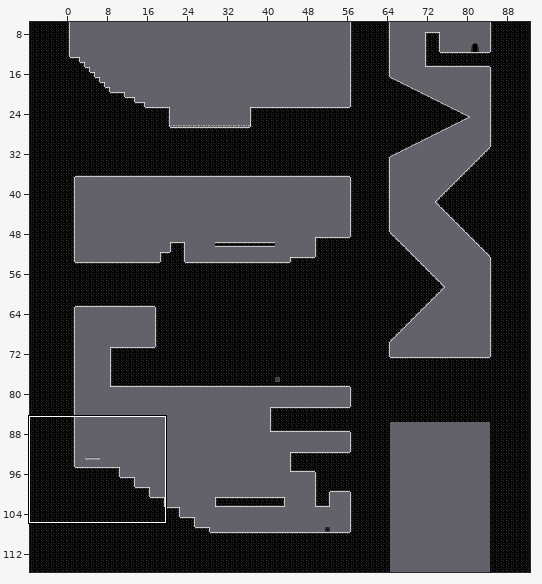
Level history. Tiled map: assets/Data/Map/redzone.tmx. Above, an overview of the earlier version with the close-up marked.
Close-up. Before the commit:
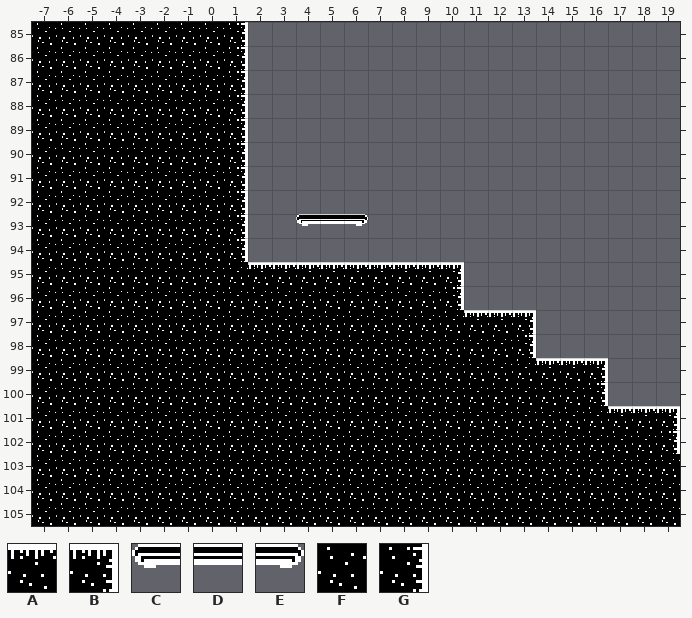
Cells are 16x16 px. Shown: x -7..19, y 85..105. The commit also changed other parts of the map, which this record leaves out. The old version is drawn lined up with the new one.
Key: from "amproject": A 15, B 16, C 18, D 19, E 20, F 22, G 23.
_ is an empty cell.
Layer "Tiles" before, first column x -7:
 85 FFFFFFFFG__________________
 86 FFFFFFFFG__________________
 87 FFFFFFFFG__________________
 88 FFFFFFFFG__________________
 89 FFFFFFFFG__________________
 90 FFFFFFFFG__________________
 91 FFFFFFFFG__________________
 92 FFFFFFFFG__________________
 93 FFFFFFFFG__CDE_____________
 94 FFFFFFFFG__________________
 95 FFFFFFFFFAAAAAAAAB_________
 96 FFFFFFFFFFFFFFFFFG_________
 97 FFFFFFFFFFFFFFFFFFAAB______
 98 FFFFFFFFFFFFFFFFFFFFG______
 99 FFFFFFFFFFFFFFFFFFFFFAAB___
100 FFFFFFFFFFFFFFFFFFFFFFFG___
101 FFFFFFFFFFFFFFFFFFFFFFFFAAB
102 FFFFFFFFFFFFFFFFFFFFFFFFFFG
103 FFFFFFFFFFFFFFFFFFFFFFFFFFF
104 FFFFFFFFFFFFFFFFFFFFFFFFFFF
105 FFFFFFFFFFFFFFFFFFFFFFFFFFF
The result:
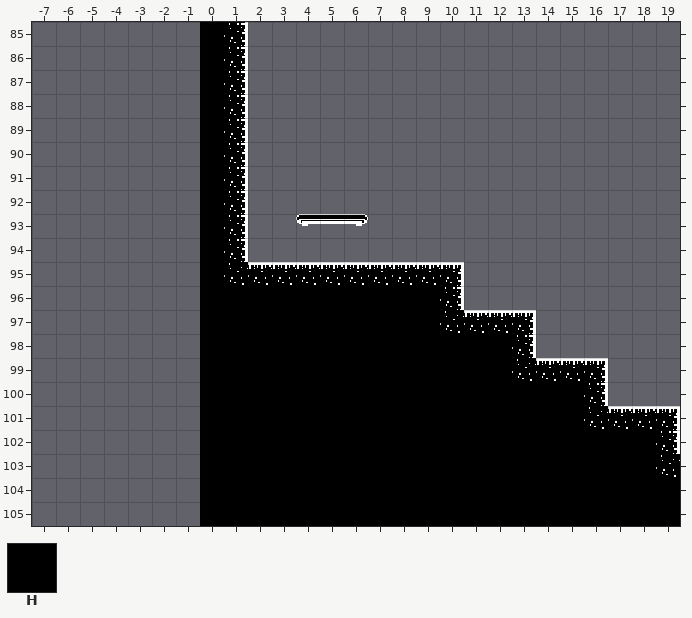
Further tiles: from "amproject": H 6.
From old to new:
map size 100x120 -> 86x109 cells (old content now starts at -7,-4; both pictures use the new coordinates)
Layer "Tiles":
The author changed tile F to tile H in rows 85 to 95 at x 0; in rows 96 to 97 at x 0 to 9; in rows 98 to 99 at x 0 to 12; in rows 100 to 101 at x 0 to 15; in rows 102 to 103 at x 0 to 18; in rows 104 to 105 at x 0 to 19.
Tile F is gone in rows 85 to 105 at x -7 to -1.
Pixel boxes of the changes (left, top, right, bottom) in both close-ups:
changed: (32, 22, 680, 526)
